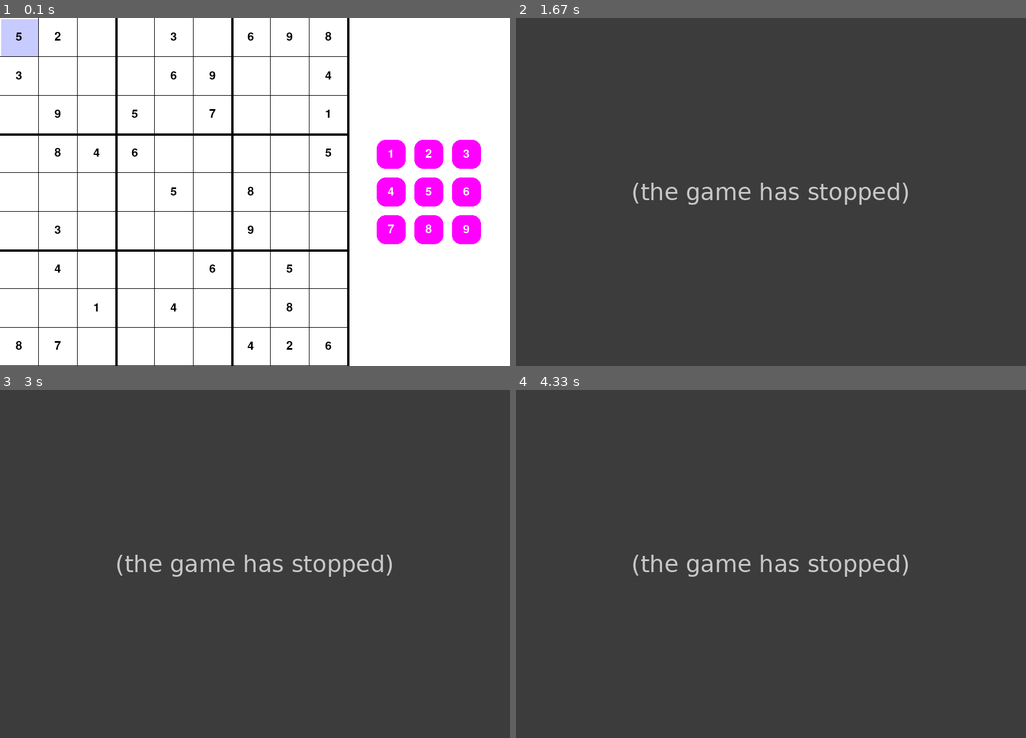
Above: before the commit, frames 1-4 (two rows, left to right).
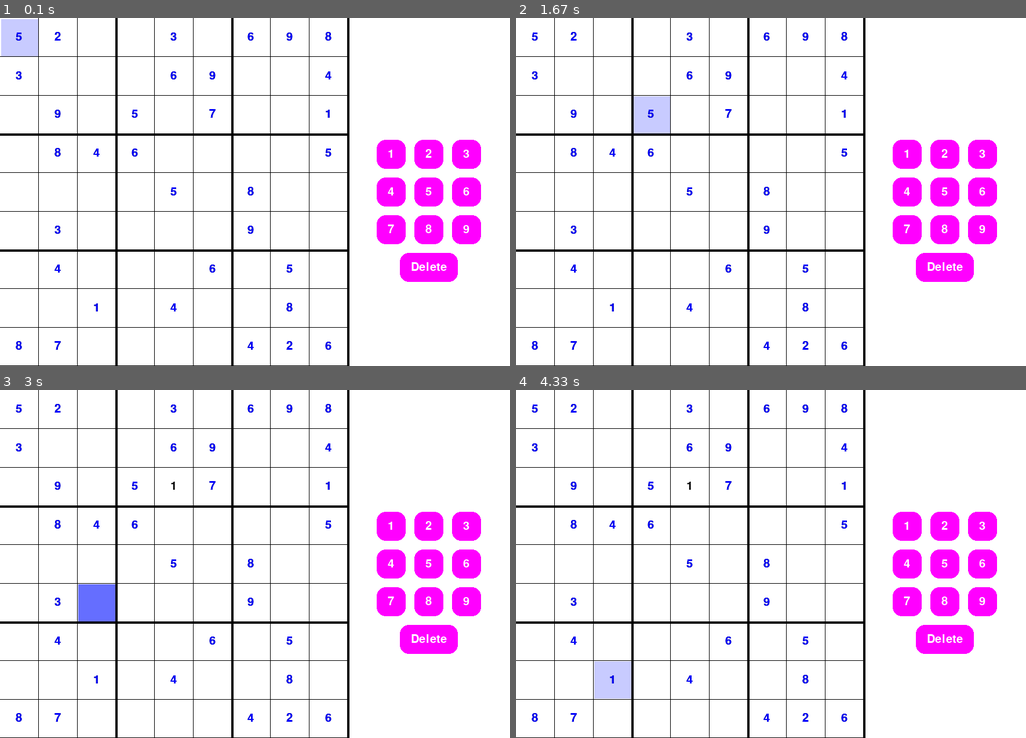
Above: after the commit, the same moments.

Repository: Lorena1908/Sudoku_Game
Game: pygame game, started from interface_version.py
Same seed, same stepped clock (60 frames per second), same inputs: the game is played once before the commit and once after it.
Inputs (mouse positions are in pixels of both pictures, inside the frame that each line leads up to):
- Up to frame 1 (0.1 s): no input
- Up to frame 2 (1.67 s): click (934, 181) at 0.38 s; click (612, 275) at 0.72 s; click (959, 313) at 1.05 s; click (648, 122) at 1.38 s
- Up to frame 3 (3 s): click (255, 605) at 1.72 s; click (183, 490) at 2.05 s; click (387, 532) at 2.42 s; click (91, 598) at 2.88 s
- Up to frame 4 (4.33 s): click (949, 633) at 3.25 s; click (648, 626) at 3.55 s; click (954, 644) at 3.88 s; click (618, 692) at 4.22 s

The runs differ from the first frame. In frame 1, 1.5% of the frame differs, in the area x 3-90%, y 4-96%; in frame 2, 100%, in the area x 0-100%, y 0-100%; in frame 3, 100%; in frame 4, 100%.
Error before the commit: AttributeError: 'ColoredSquare' object has no attribute 'line' (interface_version.py line 158); the game stopped at 0.38 s (later frames are placeholders)

Commit message:
Added delete button and ability to change the numbers

Diff:
--- a/board.py
+++ b/board.py
@@ -11,7 +11,7 @@
         self.counter = 0
         self.numbers = [1,2,3,4,5,6,7,8,9]
         self.attempts = 5 # To increase the dificulty increse the attempts number
-        self.numbers, self.solution = self.create_board_and_solution()
+        self.numbers, self.solution, self.copy = self.create_board_and_solution()
 
     def print_board(self):
         for line in range(len(self.numbers)):
@@ -164,4 +164,6 @@
                 board[line][col] = backup_value
                 self.attempts -= 1
 
-        return board, solution
+        copy_board = copy.deepcopy(board)
+
+        return board, solution, copy_board
--- a/interface_version.py
+++ b/interface_version.py
@@ -1,15 +1,19 @@
+from tkinter.messagebox import NO
 import pygame
 from board import Board
 pygame.font.init()
 
 class ColoredSquare:
-    def __init__(self, rows, width, color_hover, color_click, surface, board):
+    def __init__(self, rows, width, color_hover, color_click, surface, board, copy_board):
         self.color_hover = color_hover
         self.color_click = color_click
         self.rows = rows
         self.width = width / self.rows
         self.surface = surface
         self.board = board
+        self.copy_board = copy_board
+        self.line = -1
+        self.col = -1
 
     def draw(self, x_click, y_click):
         x_hover, y_hover = pygame.mouse.get_pos()
@@ -23,7 +27,7 @@
                 if sq_x < x_hover < sq_x + self.width and sq_y < y_hover < sq_y + self.width:
                     pygame.draw.rect(self.surface, self.color_hover, (sq_x, sq_y, self.width-2, self.width-2))
 
-                if sq_x < x_click < sq_x + self.width and sq_y < y_click < sq_y + self.width and self.board[line][col] == 0:
+                if sq_x < x_click < sq_x + self.width and sq_y < y_click < sq_y + self.width and self.copy_board[line][col] == 0:
                     pygame.draw.rect(self.surface, self.color_click, (sq_x, sq_y, self.width-2, self.width-2))
                     self.line = line
                     self.col = col
@@ -51,7 +55,7 @@
             return True
         return False
 
-def draw_grid(width, rows, surface, board_nums):
+def draw_grid(width, rows, surface, board_nums, copy_board_nums):
     square_width = width / rows
     quadrant_width = width / (rows//3)
     thickness = 4
@@ -84,11 +88,15 @@
                 text = font.render(f'{board_nums[line][col]}', 1, (0,0,0))
                 surface.blit(text, (square_width/2 + col * square_width - text.get_width()/2, square_width/2 + line * square_width - text.get_height()/2))
 
+            if copy_board_nums[line][col] != 0:
+                text = font.render(f'{copy_board_nums[line][col]}', 1, (0,0,255))
+                surface.blit(text, (square_width/2 + col * square_width - text.get_width()/2, square_width/2 + line * square_width - text.get_height()/2))
+
 
 def draw_window(surface, board, square, width, pos, buttons):
     surface.fill((255,255,255))
     square.draw(pos[0], pos[1])
-    draw_grid(width, board.rows, surface, board.numbers)
+    draw_grid(width, board.rows, surface, board.numbers, board.copy)
 
     for btn in buttons:
         btn.draw()
@@ -117,10 +125,10 @@
     rows = 9
     run = True
     board = Board(rows, rows)
-    square = ColoredSquare(rows, grid_width, (200, 203, 255), (101, 110, 255), window, board.numbers)
+    square = ColoredSquare(rows, grid_width, (200, 203, 255), (101, 110, 255), window, board.numbers, board.copy)
     pos = (0, 0) # Position of the mouse when a button is clicked
 
-    buttons = [
+    num_buttons = [
         Button(grid_width+50, grid_width/2-90, 50, 50, (255,0,255), "1", window),
         Button(grid_width+115, grid_width/2-90, 50, 50, (255,0,255), "2", window),
         Button(grid_width+180, grid_width/2-90, 50, 50, (255,0,255), "3", window),
@@ -130,11 +138,12 @@
         Button(grid_width+50, grid_width/2+40, 50, 50, (255,0,255), "7", window),
         Button(grid_width+115, grid_width/2+40, 50, 50, (255,0,255), "8", window),
         Button(grid_width+180, grid_width/2+40, 50, 50, (255,0,255), "9", window),
+        Button(grid_width+90, grid_width/2+105, 100, 50, (255,0,255), "Delete", window),
     ]
     won = False
 
     while run:
-        draw_window(window, board, square, grid_width, pos, buttons)
+        draw_window(window, board, square, grid_width, pos, num_buttons)
 
         # Check if the board is full and if the player won
         if board.board_full(board.numbers):
@@ -153,9 +162,15 @@
             if event.type == pygame.MOUSEBUTTONDOWN:
                 pos = event.pos
 
-                for btn in buttons:
-                    if btn.clicked(pos[0], pos[1]):
-                        board.numbers[square.line][square.col] = int(btn.text)
+                for i, btn in enumerate(num_buttons):
+                    if btn.clicked(pos[0], pos[1]) and square.line != -1 and square.col != -1:
+                        if i == 9:
+                            board.numbers[square.line][square.col] = 0
+                        else:
+                            board.numbers[square.line][square.col] = int(btn.text)
+                        square.line = -1
+                        square.col = -1
+
 
         if not run:
             pygame.time.wait(3000)
